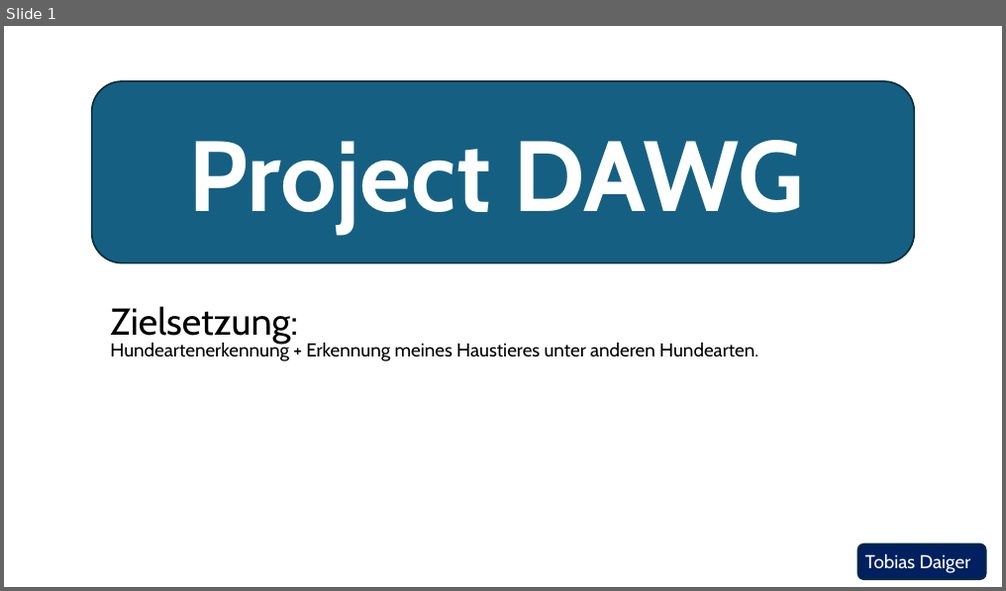
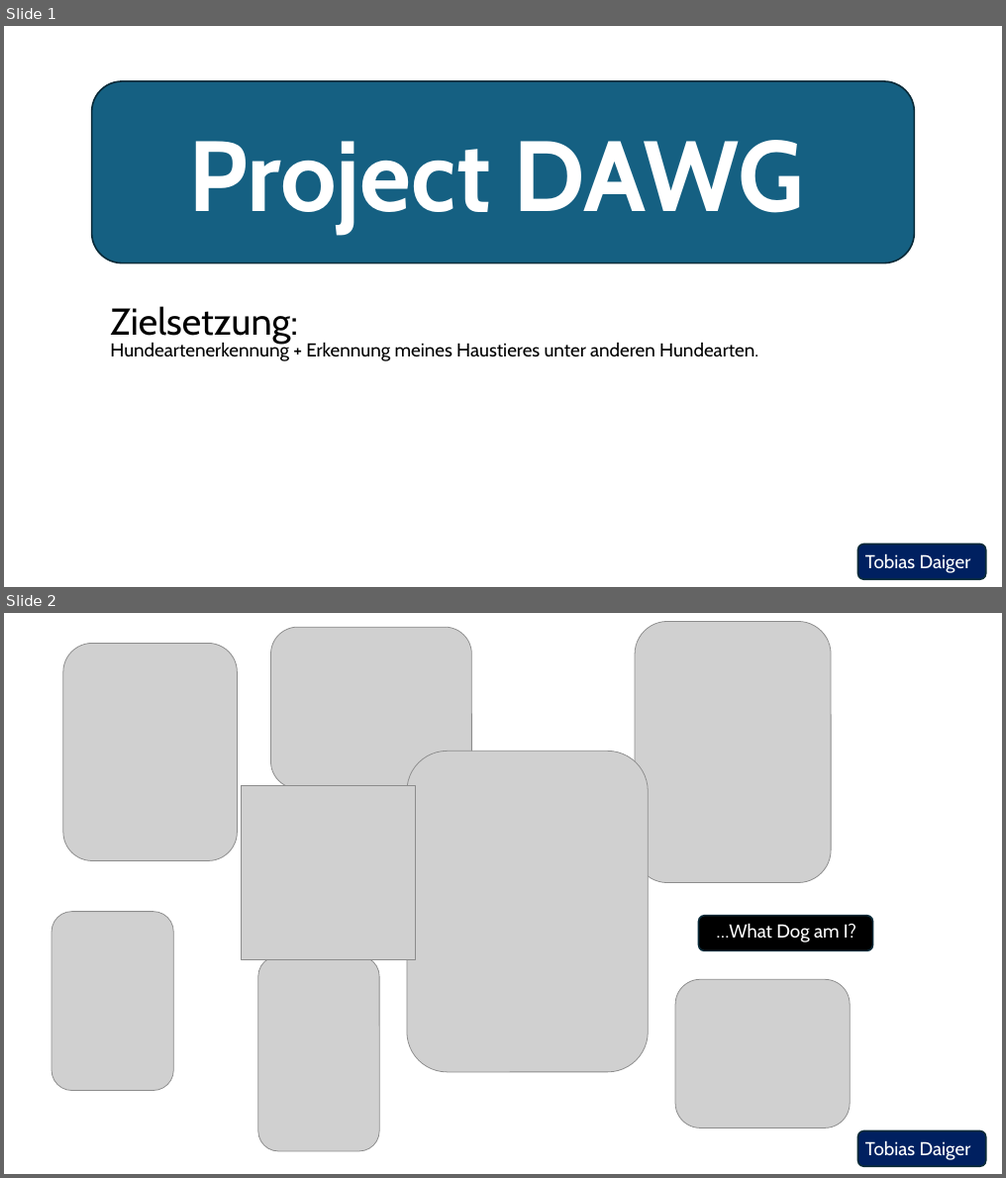
Before and after one commit to tobydgr/project_dawg, a slide deck: presentation/MS_presentation_300726.pptx. Shown one above the other, each under a label of ours: slide 1 before the commit, slides 1 and 2 after it. The pictures are 1006x591 and 1006x1178 pixels, drawn with LibreOffice and Linux fonts; fonts in the diff are those of the drawing; grey boxes stand for pictures. Boxes give left, top, right and bottom in pixels: in the first picture for what was removed or moved away, otherwise in the second. Text is boxed around its words. In the diff, an @@ line names an element or a change of style, - is before the commit and + after.

```diff
--- a/presentation/MS_presentation_300726.pptx
+++ b/presentation/MS_presentation_300726.pptx
@@ slide 2 added at <box>4,613,1002,1174</box>, background #FFFFFF @@
@@ picture added at <box>270,627,471,789</box> @@
@@ picture added at <box>635,621,832,882</box> @@
@@ picture added at <box>63,643,237,861</box> @@
@@ picture added at <box>407,751,648,1072</box> @@
@@ picture added at <box>242,785,416,959</box> @@
@@ picture added at <box>52,912,174,1090</box> @@
@@ rounded rectangle added at <box>699,916,873,951</box>, fill #000000, outline #092A39 1.5 pt @@
@@ text added at <box>717,923,856,943</box>, 18 pt, text #FFFFFF @@
+…What Dog am I?
@@ picture added at <box>258,957,380,1152</box> @@
@@ picture added at <box>675,980,849,1129</box> @@
@@ rounded rectangle added at <box>858,1131,986,1166</box>, fill #002060, outline #092A39 1.5 pt @@
@@ text added at <box>865,1141,971,1160</box>, 18 pt, text #FFFFFF @@
+Tobias Daiger
```
Also in this commit, not shown: 4 slides changed, 4 other slides added, 5 other files.
